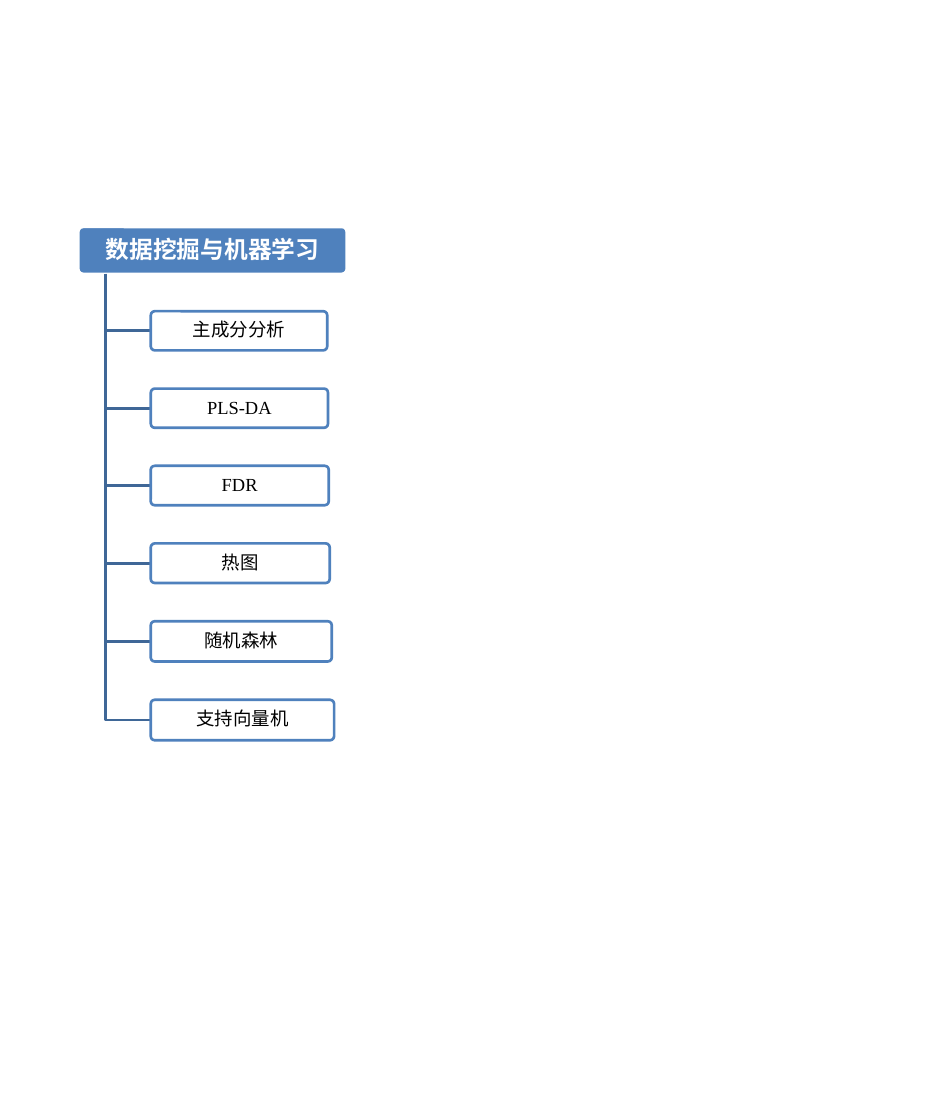
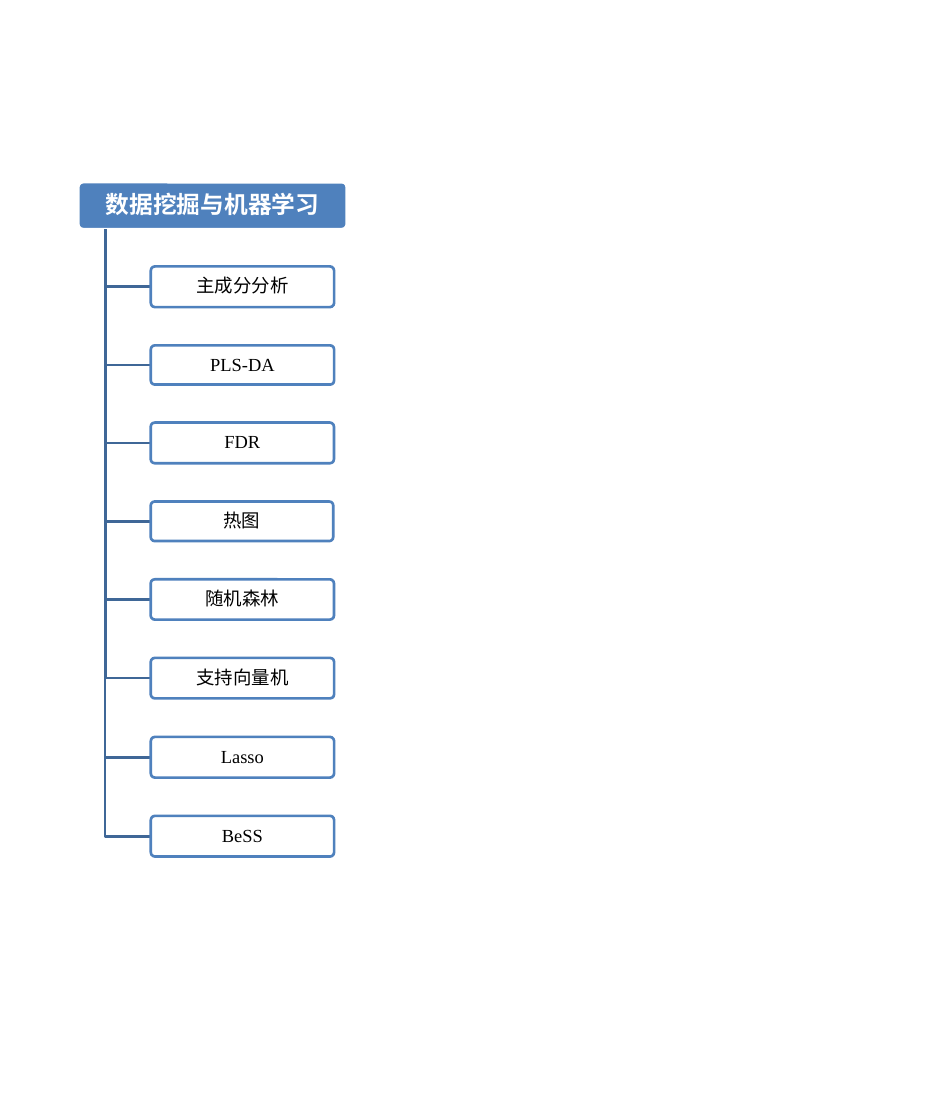
Before and after one commit to Baeyaron/Baeyaron.github.io, a slide deck: slide 3 of image/基础统计分析和高维图片.pptx. Drawn at 948x1120 pixels with LibreOffice and Linux fonts; fonts in the diff are those of the drawing. Boxes give left, top, right and bottom in pixels: in the first picture for what was removed or moved away, otherwise in the second. Text is boxed around its words. In the diff, an @@ line names an element or a change of style, - is before the commit and + after.

```diff
--- a/image/基础统计分析和高维图片.pptx
+++ b/image/基础统计分析和高维图片.pptx
@@ 3 freeform shapes, 2 texts, 1 rounded rectangle moved together from (x1=79, y1=227, x2=347, y2=649) to (x1=79, y1=182, x2=347, y2=607) @@
@@ freeform shape resized from (x1=105, y1=274, x2=151, y2=720) to (x1=105, y1=229, x2=151, y2=757) @@
@@ freeform shape resized from (x1=105, y1=274, x2=151, y2=642) to (x1=105, y1=229, x2=151, y2=679) @@
@@ freeform shape resized from (x1=105, y1=274, x2=151, y2=485) to (x1=105, y1=229, x2=151, y2=444) @@
@@ text "主成分分析" moved from (x1=193, y1=320, x2=285, y2=338) to (x1=196, y1=276, x2=288, y2=294) @@
@@ rounded rectangle resized from (x1=151, y1=311, x2=327, y2=350) to (x1=151, y1=345, x2=334, y2=384) @@
@@ text "PLS-DA" moved from (x1=207, y1=401, x2=272, y2=414) to (x1=210, y1=358, x2=275, y2=371) @@
@@ rounded rectangle resized from (x1=151, y1=389, x2=328, y2=428) to (x1=151, y1=423, x2=334, y2=464) @@
@@ text "FDR" moved from (x1=222, y1=479, x2=258, y2=491) to (x1=224, y1=436, x2=260, y2=448) @@
@@ rounded rectangle resized from (x1=151, y1=465, x2=329, y2=505) to (x1=151, y1=501, x2=334, y2=541) @@
@@ text "热图" moved from (x1=222, y1=553, x2=259, y2=571) to (x1=223, y1=511, x2=260, y2=529) @@
@@ rounded rectangle resized from (x1=151, y1=543, x2=330, y2=583) to (x1=151, y1=579, x2=334, y2=619) @@
@@ rounded rectangle moved from (x1=151, y1=621, x2=332, y2=661) to (x1=151, y1=658, x2=334, y2=699) @@
@@ text "支持向量机" moved from (x1=196, y1=709, x2=288, y2=727) to (x1=196, y1=668, x2=288, y2=686) @@
@@ rounded rectangle moved from (x1=151, y1=700, x2=334, y2=740) to (x1=151, y1=737, x2=334, y2=777) @@
@@ group added at (x1=105, y1=229, x2=334, y2=856): 2 rounded rectangles, 2 freeform shapes, 2 texts @@
+Lasso
+BeSS
```
Also in this commit, not shown: 1 other file.
